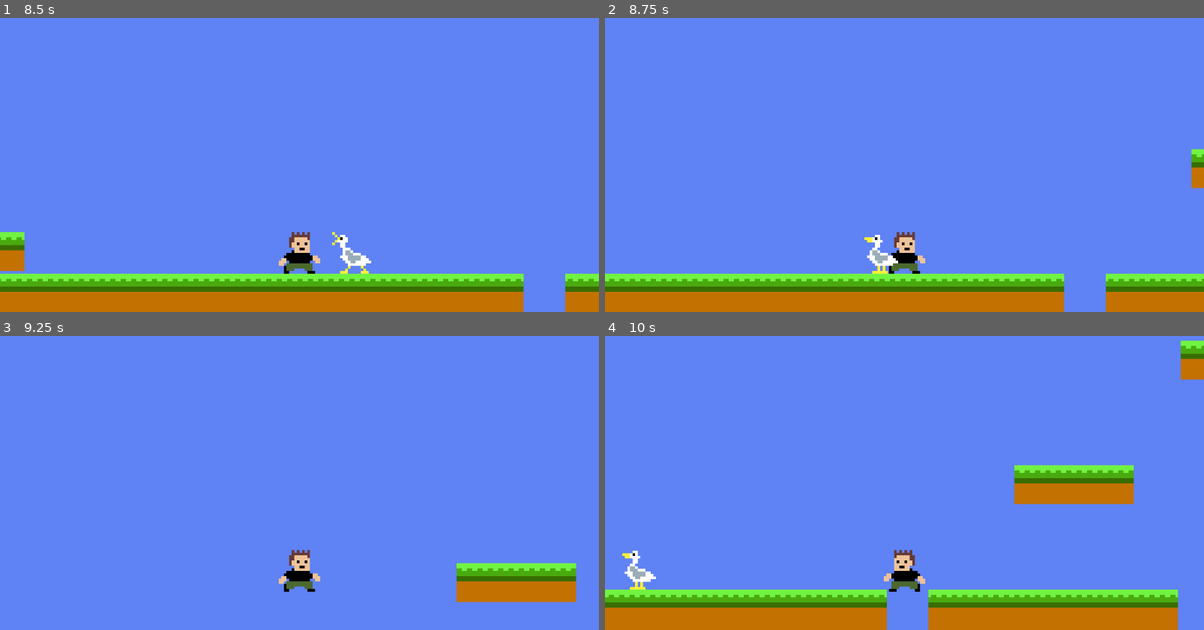
Above: before the commit, frames 1-4 (two rows, left to right).
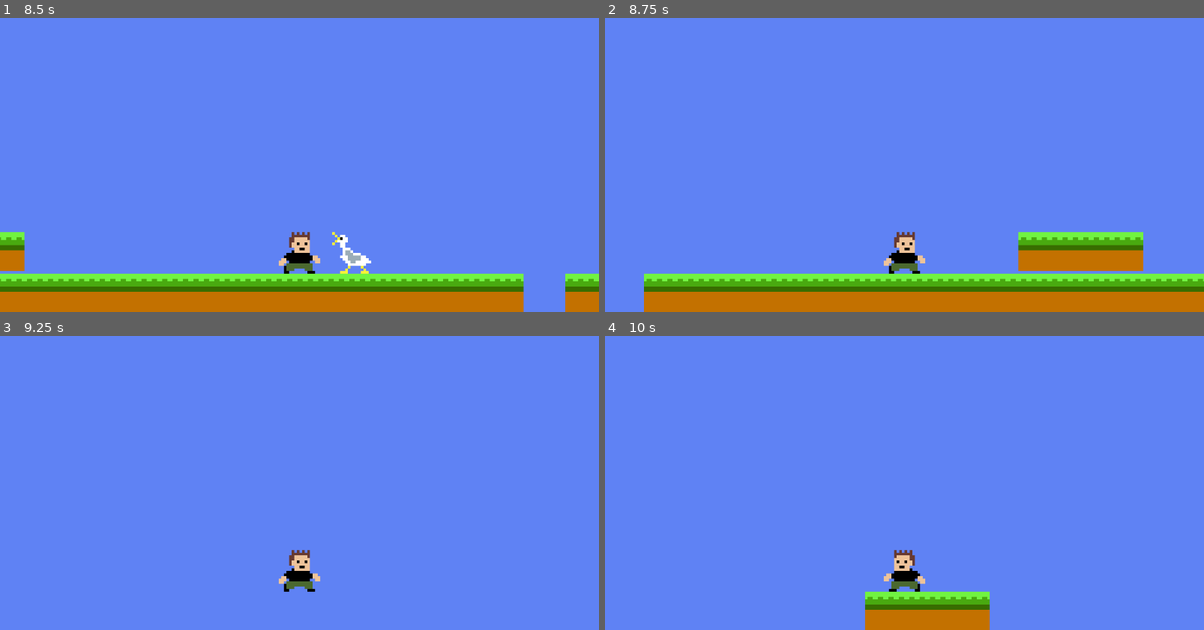
Above: after the commit, the same moments.

Repository: BrendanGasparin/gd-2d-platformer
Game: Godot game, scene res://Scenes/Levels/W1L1.tscn
Two runs of this game, one before a commit and one after it. Both use one fixed random seed, a clock stepped at 60 frames per second and the inputs below.
Inputs:
- Up to frame 1 (8.5 s): tap Enter at 0.5, 3.5, 6.5 s; hold Right (move_right) 0.53-2.03 s; tap Up (jump) at 0.77, 1.52, 3.02, 3.77, 4.52, 6.02, 6.77, 7.52 s; tap Space at 1.25, 5, 8 s; hold Left (move_left) 2.03-2.78 s; hold Right (move_right) 2.78-4.28 s; hold Left (move_left) 4.28-5.03 s; hold Right (move_right) 5.03-5.78 s; hold Left (move_left) 5.78-7.28 s; hold Right (move_right) from 7.28 s (still down)
- Up to frame 2 (8.75 s): keep holding Right (move_right)
- Up to frame 3 (9.25 s): keep holding Right (move_right); tap Up (jump) at 9.02 s
- Up to frame 4 (10 s): release Right (move_right) at 9.53 s; hold Left (move_left) from 9.53 s (still down); tap Up (jump) at 9.77 s

Frame 1 is identical in both runs. In frame 2, 5.8% of the frame differs, in the area x 0-100%, y 44-100%; in frame 3, 2.7%; in frame 4, 15%, in the area x 0-100%, y 1-100%.

Commit message:
Implement player damage and game over

Diff:
--- a/Scripts/enemy_patroller.gd
+++ b/Scripts/enemy_patroller.gd
@@ -27,5 +27,4 @@
 	if not body.is_in_group("Player"):
 		return
 
-	# TODO: Deal damage to player
-	print("Deal damage to player.")
+	body.take_damage(1)
--- a/Scripts/player.gd
+++ b/Scripts/player.gd
@@ -5,6 +5,8 @@
 @export var braking : float = 10
 @export var gravity : float = 500
 @export var jump_force : float = 220
+
+@export var health: int = 3
 
 @onready var sprite : Sprite2D = $Sprite
 @onready var anim : AnimationPlayer = $AnimationPlayer
@@ -42,3 +44,11 @@
 		anim.play("move")
 	else:
 		anim.play("idle")
+
+func take_damage(amount : int):
+	health -= amount
+	if health <= 0:
+		game_over()
+
+func game_over():
+	get_tree().change_scene_to_file("res://Scenes/Levels/W1L1.tscn")
